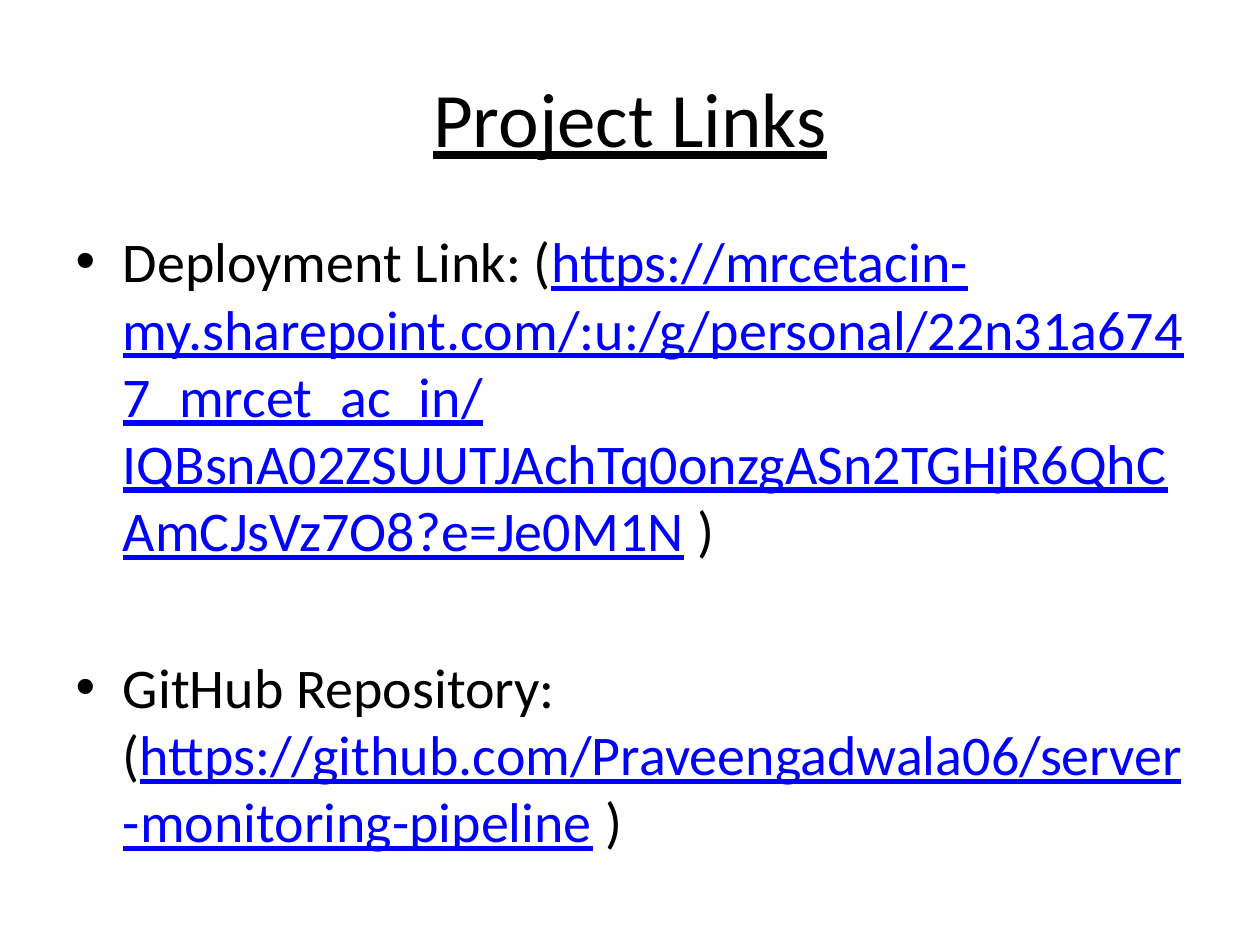
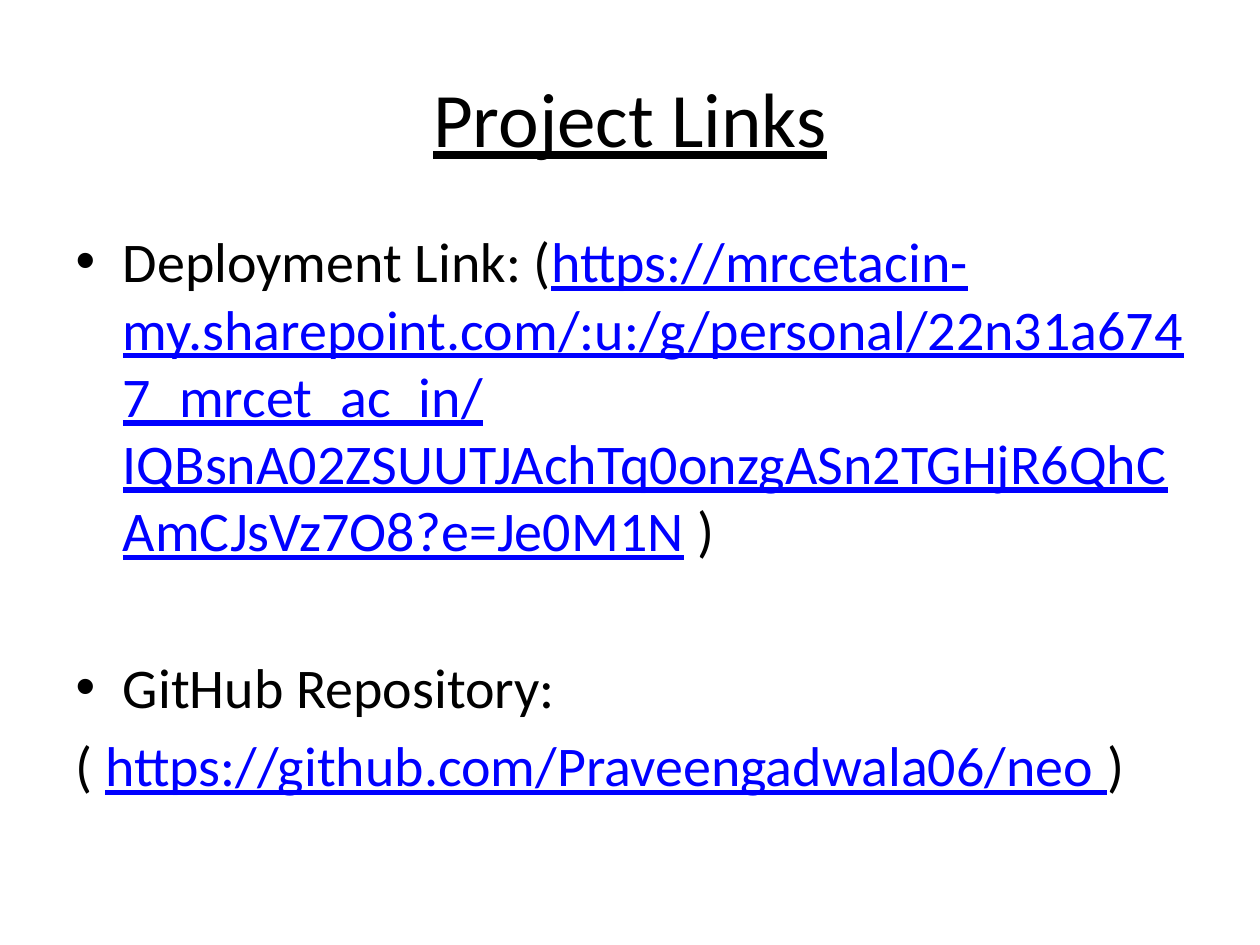
Before and after one commit to Praveengadwala06/neo, a slide deck: slide 11 of server_monitoring_project_presentation.pptx. Drawn at 1260x945 pixels with LibreOffice and Linux fonts; fonts in the diff are those of the drawing. Boxes give left, top, right and bottom in pixels: in the first picture for what was removed or moved away, otherwise in the second. Text is boxed around its words. In the diff, an @@ line names an element or a change of style, - is before the commit and + after.

```diff
--- a/server_monitoring_project_presentation.pptx
+++ b/server_monitoring_project_presentation.pptx
@@ text at [105,669,1093,796]: text changed @@
-• GitHub Repository: (https://github.com/Praveengadwala06/server-monitoring-pipeline )
+• GitHub Repository:
+( https://github.com/Praveengadwala06/neo )
```
